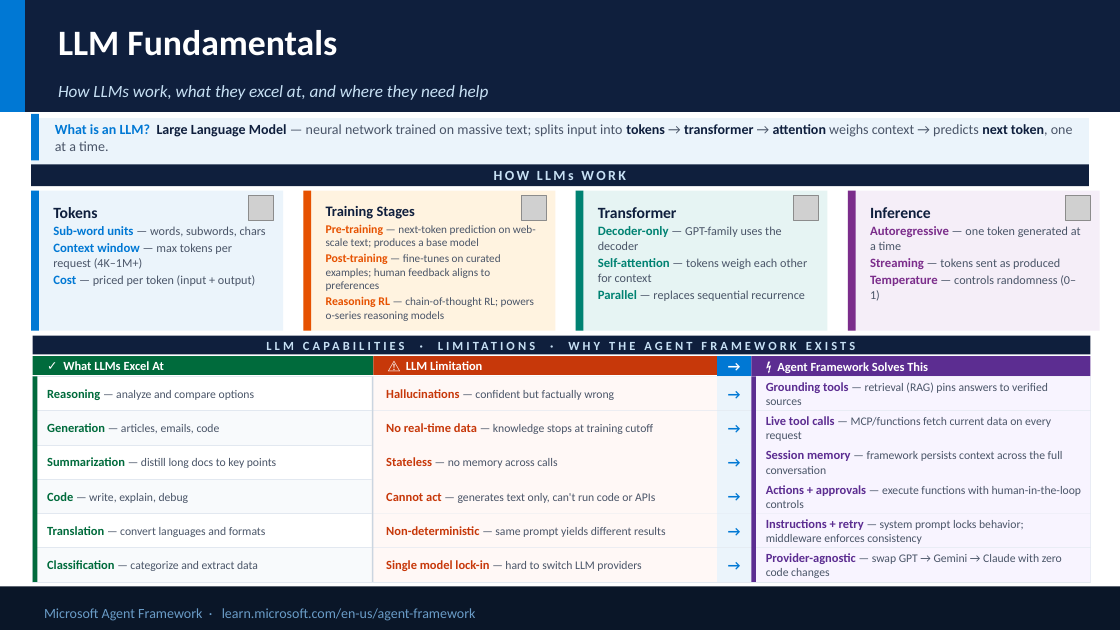
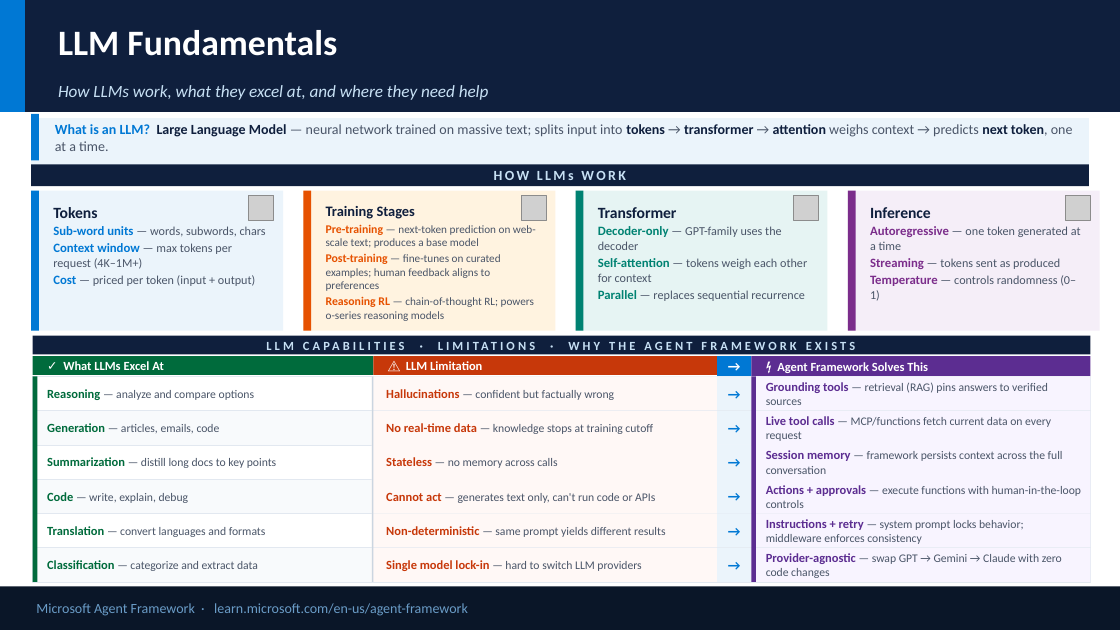
Before and after one commit to satyasyamnn/learning_agent_framework, a slide deck: slide 2 of Microsoft Agent Framework.pptx. Drawn at 1120x630 pixels with LibreOffice and Linux fonts; fonts in the diff are those of the drawing; grey boxes stand for pictures; background and template pictures are left out. Boxes give left, top, right and bottom in pixels: in the first picture for what was removed or moved away, otherwise in the second. Text is boxed around its words. In the diff, an @@ line names an element or a change of style, - is before the commit and + after.

```diff
--- a/Microsoft Agent Framework.pptx
+++ b/Microsoft Agent Framework.pptx
@@ text "Microsoft Agent Framework · learn.microsoft.com/en-us/agent- ..." moved from (x1=44, y1=608, x2=476, y2=621) to (x1=36, y1=603, x2=468, y2=616) @@
```
Also in this commit, not shown: 3 other slides changed, 5 slides added, 1 slide removed.
